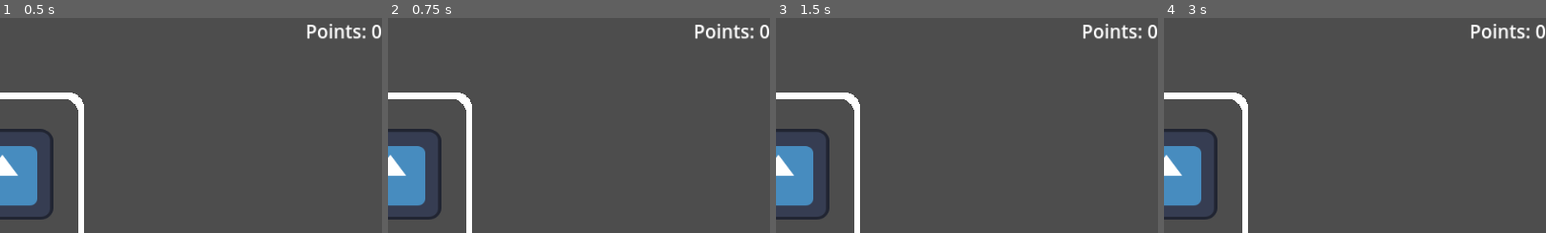
Above: before the commit, frames 1-4 (left to right).
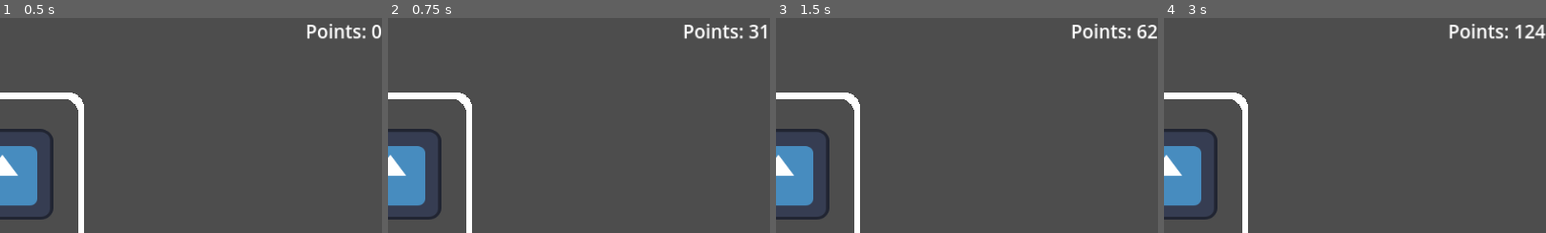
Above: after the commit, the same moments.

Repository: FixelDev/built-to-scale
Game: Godot game, scene res://scenes/game/game.tscn
Two runs of this game, one before a commit and one after it. Both use one fixed random seed, a clock stepped at 60 frames per second and the inputs below. The engine's default icon, where the game draws it, is replaced by a stand-in: a white triangle on a blue panel in a dark square.
Inputs:
- Up to frame 1 (0.5 s): no input
- Up to frame 2 (0.75 s): click "SUBMIT" at 0.5 s
- Up to frame 3 (1.5 s): click "SUBMIT" at 1.25 s
- Up to frame 4 (3 s): click "SUBMIT" at 2 s; tap Enter at 2.75 s
The pictures show only the part of the screen within x 50-100%, y 0-50%; the shares and areas given below are measured in that part.

Frame 1 is identical in both runs. In frame 2, 0.9% of the frame differs, in the area x 77-100%, y 2-10%; in frame 3, 0.9%; in frame 4, 1.0%, in the area x 74-100%, y 2-10%.

Commit message:
Added points system based on accuracy

Diff:
--- /dev/null
+++ b/globals/globals.gd
@@ -0,0 +1,13 @@
+extends Node
+
+signal stats_changed()
+
+var max_points: int = 50
+
+var points: int = 0:
+	set(value):
+		points = value
+		stats_changed.emit()
+		print(value)
+	get:
+		return points
--- a/project.godot
+++ b/project.godot
@@ -15,6 +15,10 @@
 config/features=PackedStringArray("4.3", "Mobile")
 config/icon="res://icon.svg"
 
+[autoload]
+
+Globals="*res://globals/globals.gd"
+
 [display]
 
 window/size/viewport_width=1280
--- a/scenes/game/game.tscn
+++ b/scenes/game/game.tscn
@@ -1,10 +1,10 @@
 [gd_scene load_steps=9 format=3 uid="uid://caumargkuom31"]
 
 [ext_resource type="PackedScene" uid="uid://csf6q162d5e8q" path="res://scenes/game/player_console/scale_slider/scale_slider.tscn" id="1_5axh8"]
-[ext_resource type="Texture2D" uid="uid://cklb6iar1lojv" path="res://icon.svg" id="2_swrnk"]
 [ext_resource type="Script" path="res://scenes/game/player_console/player_console_manager.gd" id="3_26j68"]
 [ext_resource type="Shader" path="res://entities/game_object/outline.gdshader" id="3_emfrl"]
 [ext_resource type="Script" path="res://scenes/game/game_object_manager/game_object_manager.gd" id="4_fmdik"]
+[ext_resource type="Script" path="res://scenes/game/points_manager/points_manager.gd" id="6_20o6s"]
 [ext_resource type="PackedScene" uid="uid://dvxkd3km0hrow" path="res://entities/game_object/test_game_object/test_game_object.tscn" id="6_iefuh"]
 
 [sub_resource type="StyleBoxFlat" id="StyleBoxFlat_rxm14"]
@@ -56,6 +56,7 @@
 text = "SUBMIT"
 
 [node name="PointsLabel" type="Label" parent="UI"]
+unique_name_in_owner = true
 anchors_preset = 1
 anchor_left = 1.0
 anchor_right = 1.0
@@ -79,6 +80,9 @@
 unique_name_in_owner = true
 material = SubResource("ShaderMaterial_8ebnn")
 position = Vector2(644, 262)
-texture = ExtResource("2_swrnk")
+
+[node name="PointsManager" type="Node2D" parent="."]
+script = ExtResource("6_20o6s")
 
 [connection signal="pressed" from="UI/Table/HBoxContainer/SubmitButton" to="PlayerConsoleManager" method="_on_submit_button_pressed"]
+[connection signal="submit_button_pressed" from="PlayerConsoleManager" to="PointsManager" method="_on_player_console_manager_submit_button_pressed"]
--- a/scenes/game/game_object_manager/game_object_manager.gd
+++ b/scenes/game/game_object_manager/game_object_manager.gd
@@ -27,4 +27,5 @@
 		max_scale = current_game_object.max_scale.y
 
 	scale_to_match = randf_range(min_scale, max_scale)
+	game_object_outline.texture = current_game_object.texture
 	game_object_outline.scale = Vector2(scale_to_match, scale_to_match)
--- a/scenes/game/player_console/player_console_manager.gd
+++ b/scenes/game/player_console/player_console_manager.gd
@@ -1,6 +1,8 @@
 class_name PlayerConsoleManager extends Node2D
 
 @onready var game_object_manager = %GameObjectManager
+
+signal submit_button_pressed(accuracy: float)
 
 var scaling_factor: Vector2
 var accuracy: float
@@ -36,7 +38,7 @@
 		bigger_value = current_scale
 		smaller_value = scale_to_match
 
-	return (smaller_value / bigger_value) * 100.0
+	return smaller_value / bigger_value
 
 
 func _on_scale_slider_used(scaling_factor: Vector2) -> void:
@@ -45,8 +47,8 @@
 
 func _on_submit_button_pressed():
 	calculate_accuracy()
+	submit_button_pressed.emit(accuracy)
 	print(accuracy)
-
 
 func calculate_accuracy() -> void:
 	var current_scale: Vector2 = game_object_manager.current_game_object.scale
--- /dev/null
+++ b/scenes/game/points_manager/points_manager.gd
@@ -0,0 +1,21 @@
+class_name PointsManager extends Node2D
+
+@onready var points_label = %PointsLabel
+
+func _ready() -> void:
+	Globals.stats_changed.connect(_on_stats_changed)
+
+
+func _on_player_console_manager_submit_button_pressed(accuracy):
+	var points_to_add: int = 0
+
+	if accuracy >= 0.98:
+		points_to_add = Globals.max_points
+	elif accuracy >= 0.3 and accuracy < 0.98:
+		points_to_add = Globals.max_points * accuracy
+
+	Globals.points += points_to_add
+
+
+func _on_stats_changed() -> void:
+	points_label.text = "Points: " + str(Globals.points)
